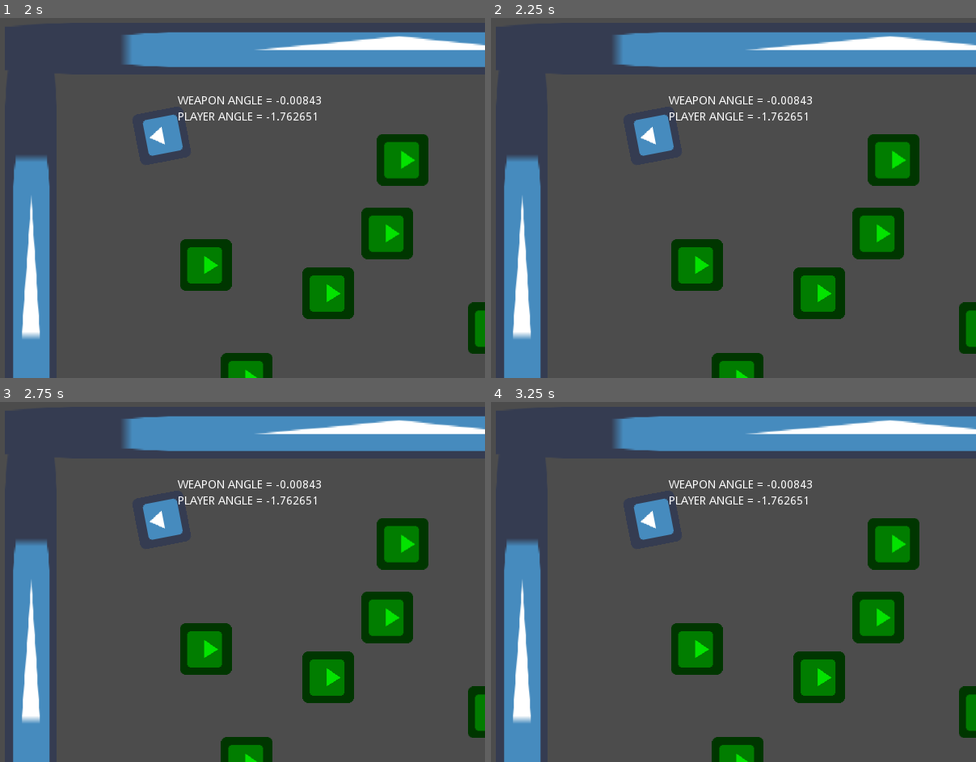
Above: before the commit, frames 1-4 (two rows, left to right).
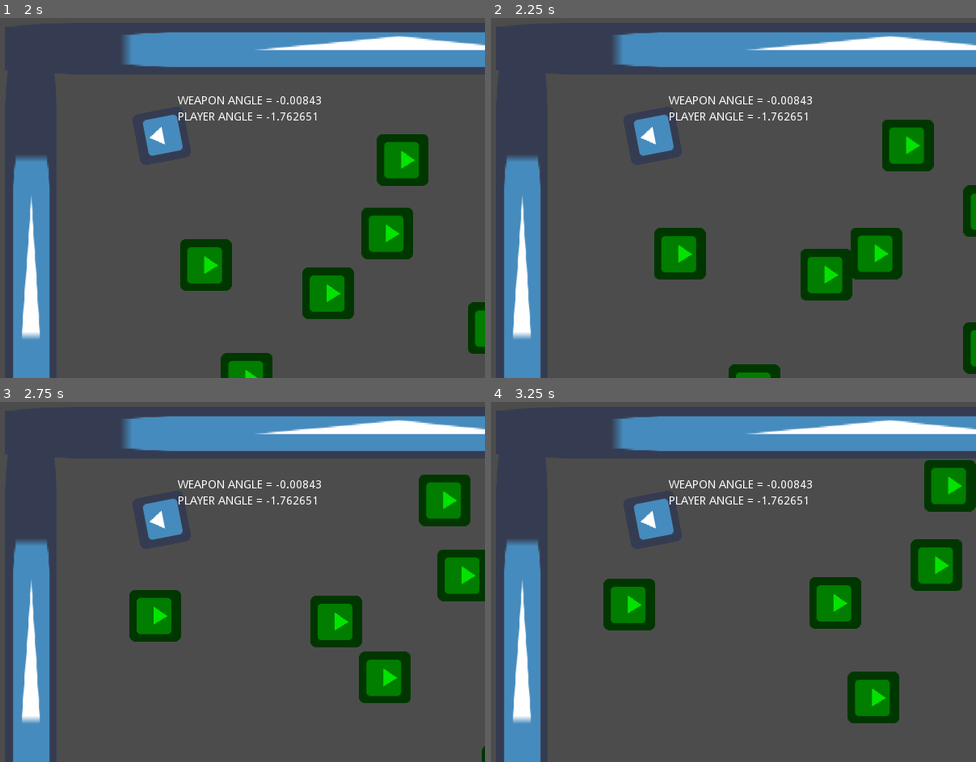
Above: after the commit, the same moments.

Repository: Cuppit/adv2
Game: Godot game, scene res://DebugRoom.tscn
Same seed, same stepped clock (60 frames per second), same inputs: the game is played once before the commit and once after it. The engine's default icon, where the game draws it, is replaced by a stand-in: a white triangle on a blue panel in a dark square.
Inputs (mouse positions are in pixels of both pictures, inside the frame that each line leads up to):
- Up to frame 1 (2 s): tap Enter at 0.5 s; move the mouse to (305, 111) at 0.52 s; hold Right (ui_right) 0.53-1.28 s; click (305, 111) at 0.6 s; move the mouse to (33, 158) at 1.27 s; hold Down (ui_down) from 1.28 s (still down); click (33, 158) at 1.35 s
- Up to frame 2 (2.25 s): move the mouse to (718, 28) at 2.02 s; release Down (ui_down) at 2.03 s; hold Right (ui_right) from 2.03 s (still down); click (718, 28) at 2.1 s
- Up to frame 3 (2.75 s): keep holding Right (ui_right)
- Up to frame 4 (3.25 s): move the mouse to (621, 618) at 2.77 s; release Right (ui_right) at 2.78 s; hold Up (ui_up) from 2.78 s (still down); click (621, 618) at 2.85 s

Frame 1 is identical in both runs. In frame 2, 9.2% of the frame differs, in the area x 33-100%, y 28-100%; in frame 3, 15%, in the area x 26-100%, y 20-100%; in frame 4, 14%.

Commit message:
Managed to get some basic automatic enemy movement.

Diff:
--- a/Enemy.gd
+++ b/Enemy.gd
@@ -1,9 +1,13 @@
 extends KinematicBody2D
+
+var rng = RandomNumberGenerator.new()
+
+var velocity = Vector2()
 
 signal hit # Emitted when enemy collides with a Weapon object
 
 # Enemy entity stats
-var hp = 1
+export var hp = 3
 export var speed = 100
 
 var screen_size
@@ -14,14 +18,20 @@
 var Weapon = preload("res://Weapon.tscn")
 var curre_weapon = null
 
+# various mechanics flags and variables
+var patrol_move_time = 1 # Amount of time this enemy moves when patrolling
+var patrol_idle_time = 2 # Amount of time this enemy stands still before continuing movement during patrol
+var aggroed = false
+
 # Called when the node enters the scene tree for the first time.
 func _ready():
 	rotate(PI/2) # Initialize rotation so chin is facing mouse
 	pass # Replace with function body.
 
 
+
 func _physics_process(delta):
-
+	move_and_slide(velocity, Vector2.UP)
 	"""
 
 	# Rotation based on mouse position
@@ -83,12 +93,50 @@
 		pass
 
 # Called every frame. 'delta' is the elapsed time since the previous frame.
-func _process(delta):
+
+
+# This function handles behavior activity of this enemy
+
+func proc_behavior():
+
 	pass
 
+
+func _process(delta):
+	proc_behavior()
+	pass
+
+
+
+# --- Misc Utility Functions ---
+
+
+
+
+	# TODO: design and break down the behavior of an enemy every game cycle
+	pass
 func sustain_hit():
 	hp = hp-1
 	if (hp <= 0):
 		hide()
 		emit_signal("hit")
 		$CollisionShape2D.set_deferred("disabled", true)
+
+
+func _on_PatrolMoveTimer_timeout():
+	$PatrolMoveTimer.stop()
+	$PatrolIdleTimer.start(2)
+	velocity.x = 0
+	velocity.y = 0
+	velocity = velocity.normalized() * speed
+
+
+func _on_PatrolIdleTimer_timeout():
+	$PatrolIdleTimer.stop()
+	$PatrolMoveTimer.start(1)
+	velocity.x = rng.randf_range(-1.0, 1.0)
+	velocity.y = rng.randf_range(-1.0, 1.0)
+	velocity = velocity.normalized() * speed
+
+
+	pass # Replace with function body.
--- a/Enemy.tscn
+++ b/Enemy.tscn
@@ -34,3 +34,11 @@
 __meta__ = {
 "_edit_use_anchors_": false
 }
+
+[node name="PatrolMoveTimer" type="Timer" parent="."]
+
+[node name="PatrolIdleTimer" type="Timer" parent="."]
+wait_time = 2.0
+autostart = true
+[connection signal="timeout" from="PatrolMoveTimer" to="." method="_on_PatrolMoveTimer_timeout"]
+[connection signal="timeout" from="PatrolIdleTimer" to="." method="_on_PatrolIdleTimer_timeout"]
--- a/Player.gd
+++ b/Player.gd
@@ -22,9 +22,6 @@
 
 
 	# Rotation based on mouse position
-
-
-
 
 
 	# Moving
Not shown, added: Design Notes/20210224_1722_enemy still needs behaviors.txt
